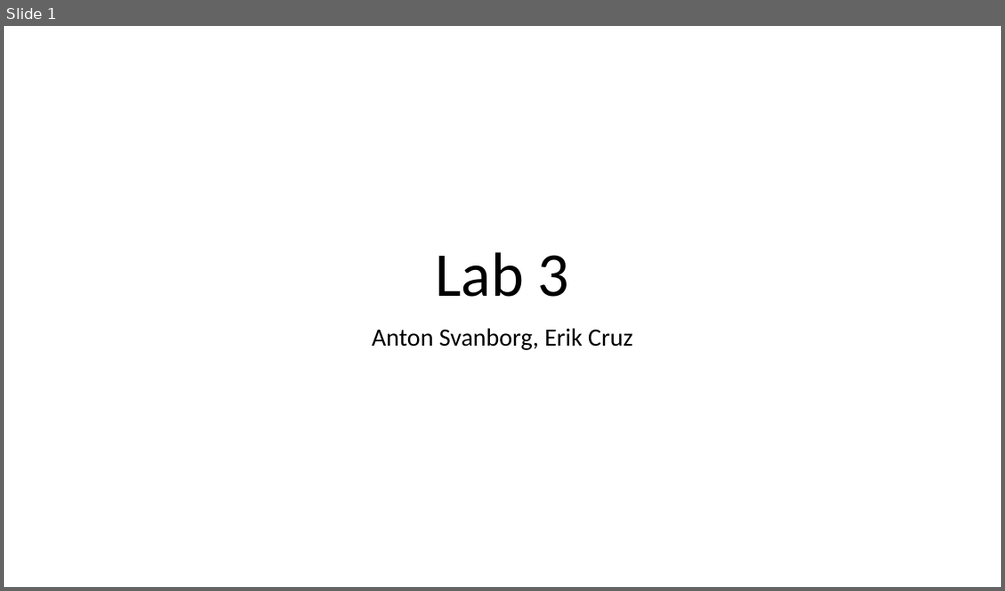
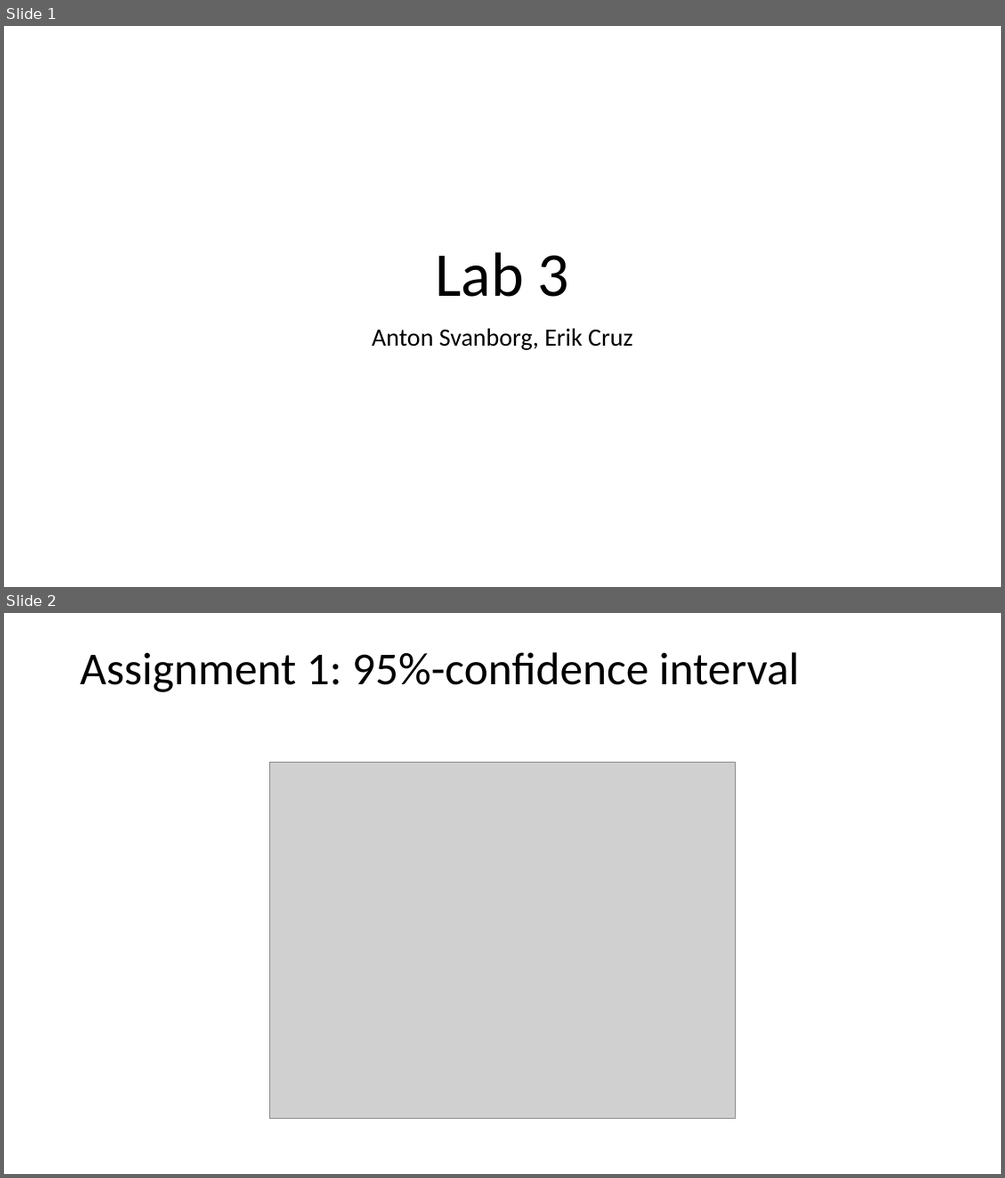
Before and after one commit to a-svanborg/ML-Bayes-Boosting, a slide deck: Presentation.pptx. Shown one above the other, each under a label of ours: slide 1 before the commit, slides 1 and 2 after it. The pictures are 1005x591 and 1005x1178 pixels, drawn with LibreOffice and Linux fonts; fonts in the diff are those of the drawing; grey boxes stand for pictures. Boxes give left, top, right and bottom in pixels: in the first picture for what was removed or moved away, otherwise in the second. Text is boxed around its words. In the diff, an @@ line names an element or a change of style, - is before the commit and + after.

```diff
--- a/Presentation.pptx
+++ b/Presentation.pptx
@@ slide 2 added at [4, 613, 1001, 1174], background #FFFFFF @@
@@ title added at [80, 652, 800, 692], 44 pt, text #000000 @@
+Assignment 1: 95%-confidence interval
@@ picture added at [269, 763, 736, 1119] @@
```
Also in this commit, not shown: 13 other slides added, 3 other files.
